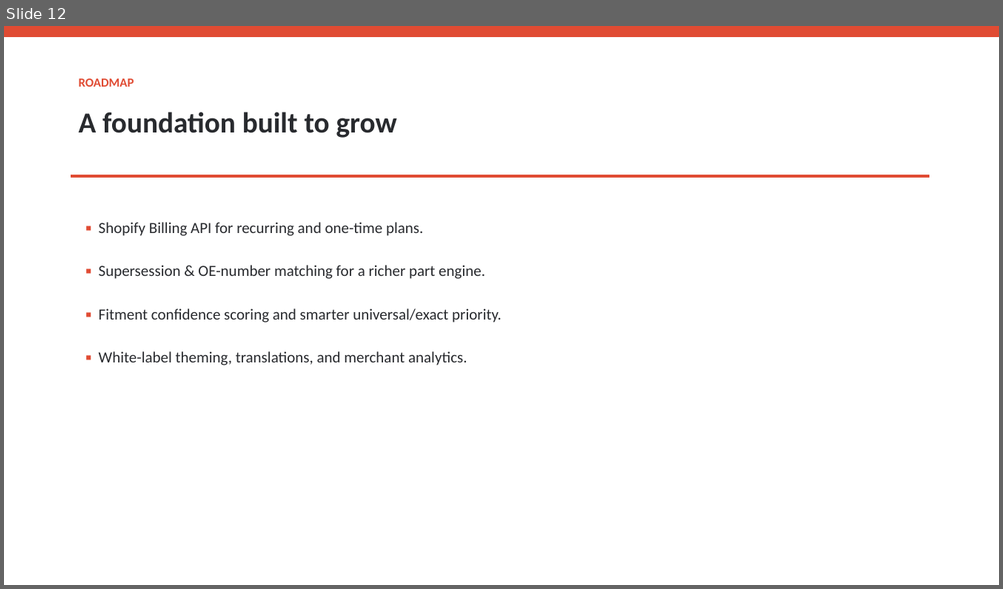
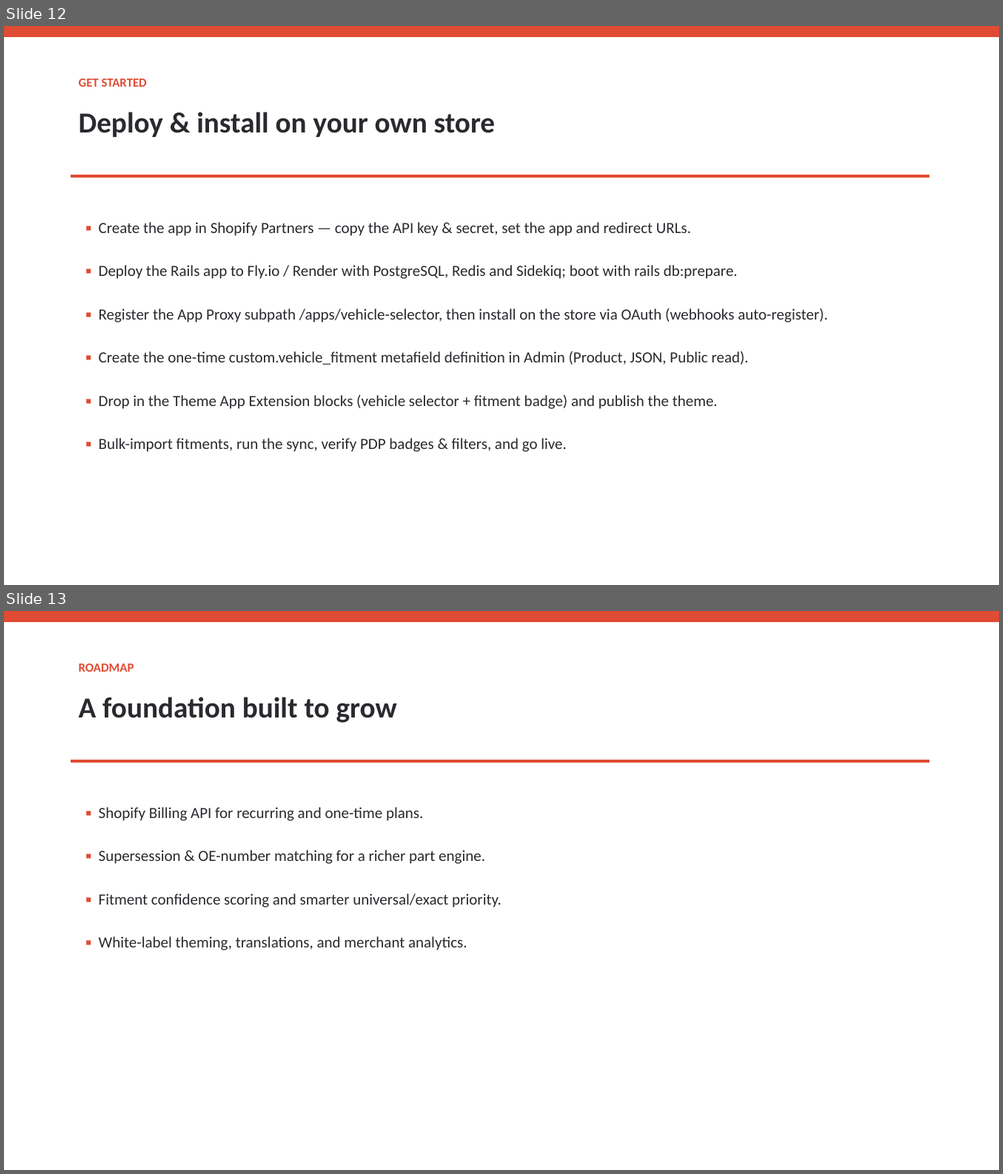
Before and after one commit to ai-dev-2024/vehicle-selector-pro, a slide deck: report/Vehicle_Selector_Pro_Pitch_Deck.pptx. Shown one above the other, each under a label of ours: slide 12 before the commit, slides 12 and 13 after it. The pictures are 1003x589 and 1003x1174 pixels, drawn with LibreOffice and Linux fonts; fonts in the diff are those of the drawing. Boxes give left, top, right and bottom in pixels: in the first picture for what was removed or moved away, otherwise in the second. Text is boxed around its words. In the diff, an @@ line names an element or a change of style, - is before the commit and + after.

```diff
--- a/report/Vehicle_Selector_Pro_Pitch_Deck.pptx
+++ b/report/Vehicle_Selector_Pro_Pitch_Deck.pptx
@@ slide 12 added at bbox=[4, 26, 999, 585], background #FFFFFF @@
@@ rectangle added at bbox=[4, 26, 999, 36], fill #E04B33, outline #E04B33 0.75 pt @@
@@ text added at bbox=[79, 79, 147, 87], 12 pt, text #E04B33, bold @@
+GET STARTED
@@ text added at bbox=[79, 112, 495, 137], 28 pt, text #282A2E, bold @@
+Deploy & install on your own store
@@ rectangle added at bbox=[71, 175, 929, 178], fill #E04B33, outline #E04B33 0.75 pt @@
@@ text added at bbox=[99, 222, 828, 452], 15 pt, text #282A2E @@
+▪ Create the app in Shopify Partners — copy the API key & secret, set the app and redirect URLs.
+▪ Deploy the Rails app to Fly.io / Render with PostgreSQL, Redis and Sidekiq; boot with rails db:prepare.
+▪ Register the App Proxy subpath /apps/vehicle-selector, then install on the store via OAuth (webhooks auto-register).
+▪ Create the one-time custom.vehicle_fitment metafield definition in Admin (Product, JSON, Public read).
+▪ Drop in the Theme App Extension blocks (vehicle selector + fitment badge) and publish the theme.
+▪ Bulk-import fitments, run the sync, verify PDP badges & filters, and go live.
@@ what was slide 12 is now slide 13 @@
```
Also in this commit, not shown: 8 other files.
